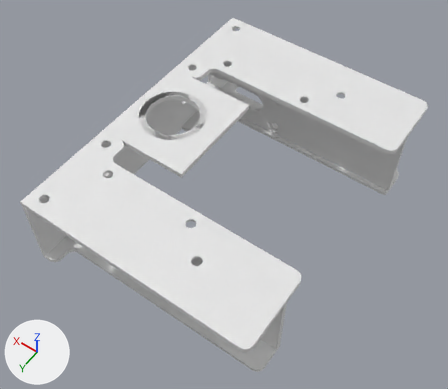
The Blender file pre/005.blend, before and after one commit.
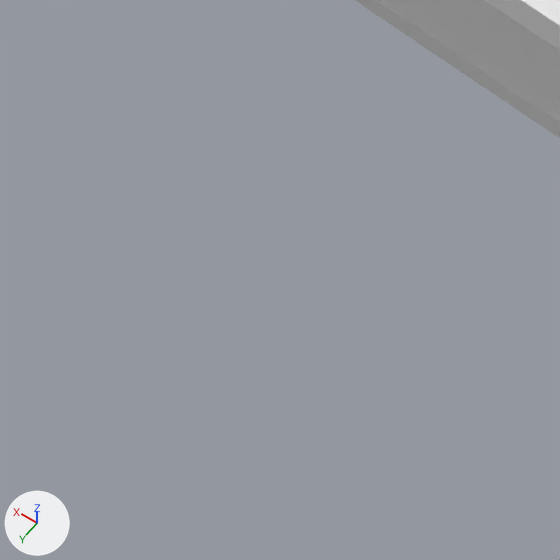
The first picture shows the older version from a 50 mm lens placed at (-124.5, 142.2, 193.2), pointed at (-37.8, 20.9, 2.7). The close-ups show both versions on the part from 19% to 34% of the width and 73% to 90% of the height of that picture; other places that the commit changed are outside them. The lights are fixed; the arrows at lower left show +X, +Y and +Z.

The scene before the commit, as lines of its bpy script (objects in view):
```python
me_motormount = bpy.data.meshes.new('motorMount')
me_motormount.from_pydata(...)  # 1671 vertices, 3138 faces, 72 loose edges; spans x -88.5..1.5, y -20.5..100.5, z -1.5..31.5
ob_motormount = bpy.data.objects.new('motorMount', me_motormount)
ob_motormount.location = (0.0, -20.0, 0.0)
```
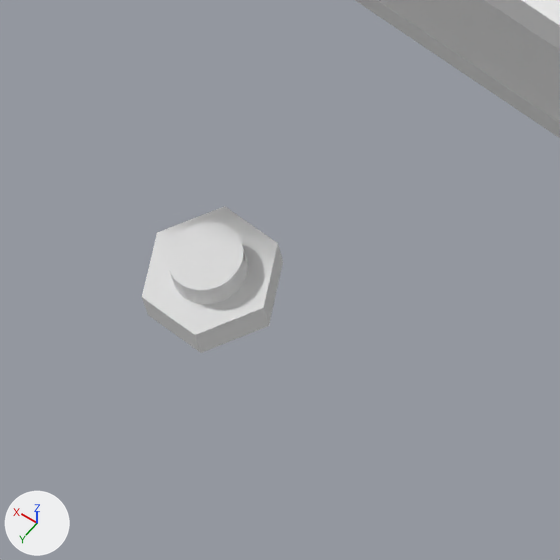
Where the change shows, as pixel boxes (x1, y1, x2, y2) in the close-ups (560 x 560 px):
'bolt', added: after (142, 206, 283, 353)

Patch to the scene script:
```diff
--- a/pre/005.blend.py
+++ b/pre/005.blend.py
@@ me_cube @@
+me_cube.from_pydata(...)  # 163 vertices, 162 faces, 1 loose edge; spans x -4.2..4.0, y -3.9..3.2, z -9.5..6.8
@@ ob_bolt @@
+ob_bolt = bpy.data.objects.new('bolt', me_cube)
+ob_bolt.location = (-22.9, 77.31, -28.26)
+ob_bolt.scale = (0.8, 0.8, 0.2)
```
